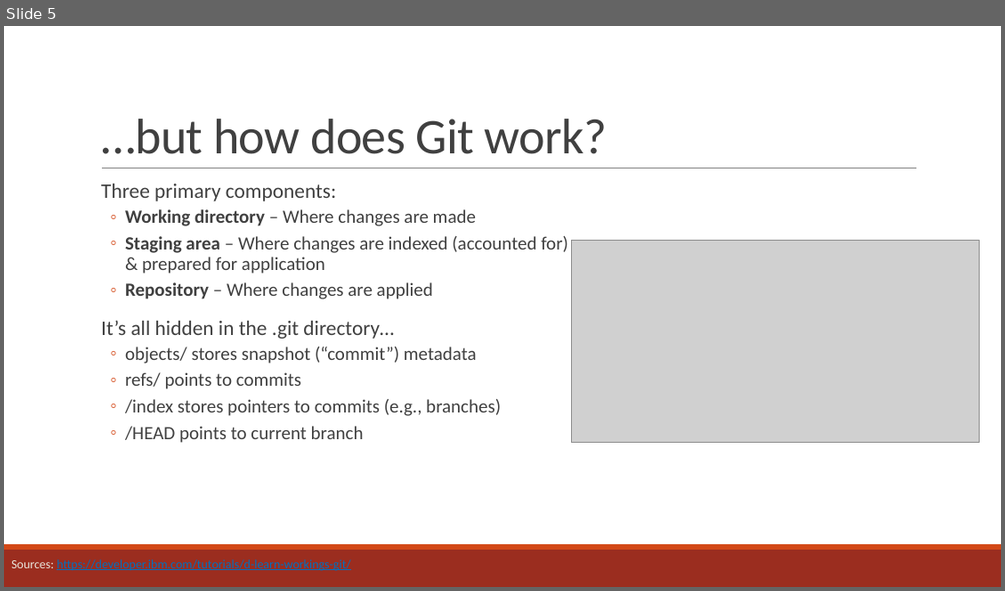
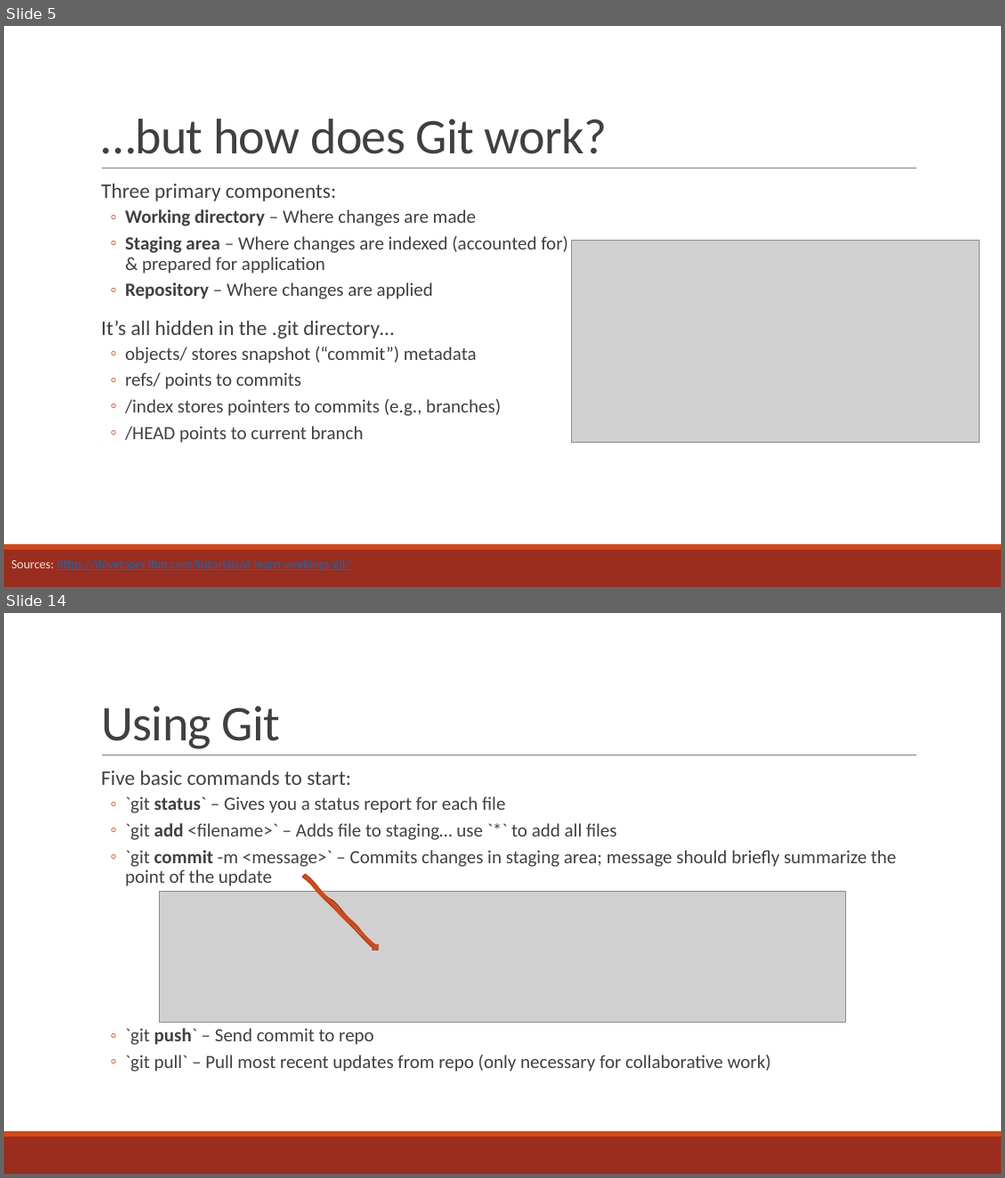
Before and after one commit to curtispmartin/Education, a slide deck: Working/2_VersionControl/2_VersionControl.pptx. Shown one above the other, each under a label of ours: slide 5 before the commit, slides 5 and 14 after it; the slides between them are not shown. The pictures are 1005x591 and 1005x1178 pixels, drawn with LibreOffice and Linux fonts; fonts in the diff are those of the drawing; grey boxes stand for pictures. Boxes give left, top, right and bottom in pixels: in the first picture for what was removed or moved away, otherwise in the second. Text is boxed around its words. In the diff, an @@ line names an element or a change of style, - is before the commit and + after.

```diff
--- a/Working/2_VersionControl/2_VersionControl.pptx
+++ b/Working/2_VersionControl/2_VersionControl.pptx
@@ slide 14 added at bbox=[4, 613, 1001, 1174], background #FFFFFF; not listed: 3 template elements that a slide beside it also shows @@
@@ title added at bbox=[101, 706, 281, 749], 48 pt, text #404040 @@
+Using Git
@@ text added at bbox=[101, 771, 896, 1071], 18 pt, text #404040 @@
+  Five basic commands to start:
+  ◦ `git status` – Gives you a status report for each file
+  ◦ `git add <filename>` – Adds file to staging… use `*` to add all files
+  ◦ `git commit -m <message>` – Commits changes in staging area; message should briefly summarize the point of the update
+  ◦ `git push` – Send commit to repo
+  ◦ `git pull` – Pull most recent updates from repo (only necessary for collaborative work)
@@ freeform shape added at bbox=[301, 873, 380, 952], fill #D34817, outline #9C3511 1.25 pt @@
@@ picture added at bbox=[159, 892, 846, 1022] @@
```
Also in this commit, not shown: 3 slides changed, 6 other slides added, 1 slide removed, 1 other file.
